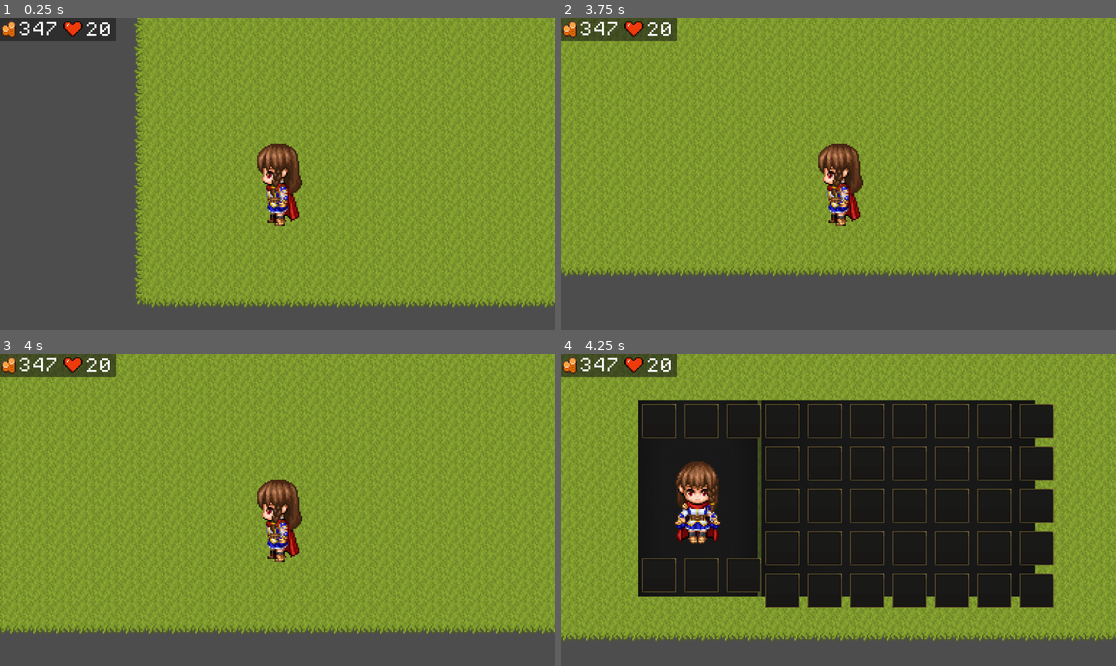
Above: before the commit, frames 1-4 (two rows, left to right).
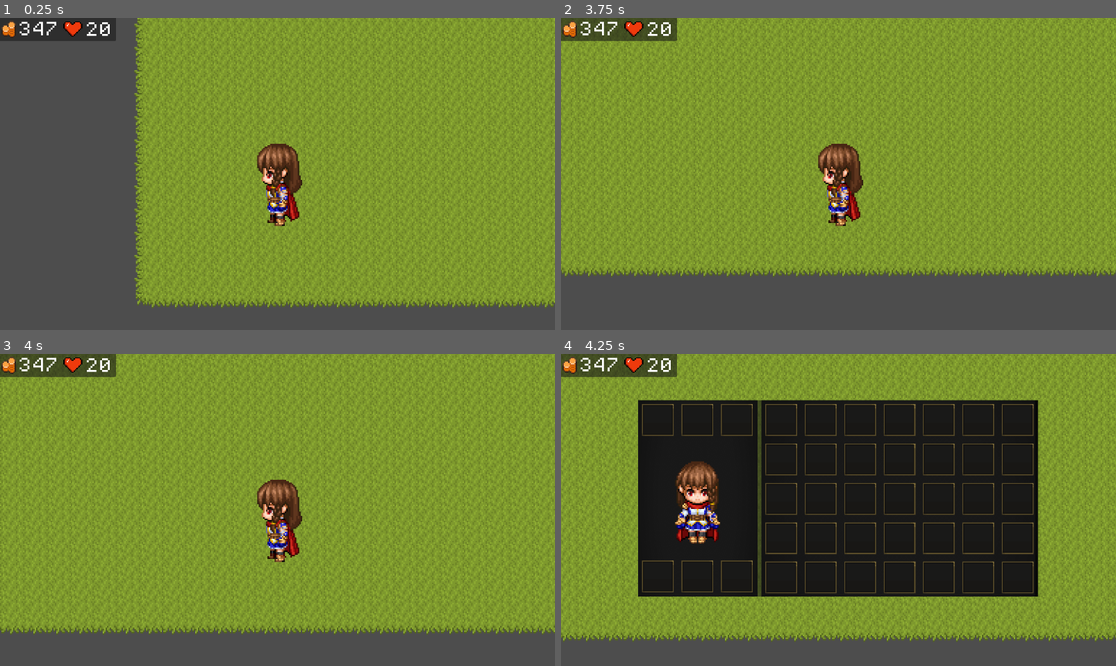
Above: after the commit, the same moments.

Repository: SamuelKane2/Sword-and-Sorcery-A-New-Dawn
Game: Godot game, scene res://scenes/game.tscn
Same seed, same stepped clock (60 frames per second), same inputs: the game is played once before the commit and once after it.
Inputs:
- Up to frame 1 (0.25 s): no input
- Up to frame 2 (3.75 s): tap Enter at 0.5 s; hold Right (right) 0.53-1.28 s; hold Shift (shift) 0.53-1.28 s; hold Down (down) 1.28-2.03 s; tap Shift (shift) at 1.35, 2.85 s; hold Right (right) 2.03-2.78 s; hold Shift (shift) 2.03-2.78 s; hold Up (up) 2.78-3.53 s; hold Left (left) from 3.53 s (still down); hold Shift (shift) from 3.53 s (still down)
- Up to frame 3 (4 s): keep holding Left (left); keep holding Shift (shift)
- Up to frame 4 (4.25 s): keep holding Left (left); keep holding Shift (shift); tap E (toggle_inventory) at 4.15 s

Frames 1-3 are identical in both runs. In frame 4, 8.2% of the frame differs, in the area x 14-89%, y 14-82%.
Error before the commit: Cannot call method 'get_children' on a null value. (res://scripts/Inventory/inventory.gd:6)
Error after the commit: Invalid assignment of property or key 'visible' with value of type 'bool' on a base object of type 'null instance'. (res://scripts/Inventory/inventory_cell.gd:…

Commit message:
Created the individual item scenes and stuff

Diff:
--- a/scenes/Inventory/inventory.tscn
+++ b/scenes/Inventory/inventory.tscn
@@ -173,8 +173,8 @@
 texture = ExtResource("1_wg4ec")
 
 [node name="Background2" type="Sprite2D" parent="."]
-position = Vector2(700.038, 300)
-scale = Vector2(0.88762, 1.13333)
+position = Vector2(703, 300)
+scale = Vector2(0.896876, 1.13333)
 texture = ExtResource("1_wg4ec")
 
 [node name="Inventory" type="Panel" parent="."]
@@ -190,23 +190,25 @@
 offset_top = 8.0
 offset_right = 248.0
 offset_bottom = 80.0
+scale = Vector2(0.93, 0.93)
 theme_override_constants/h_separation = 80
 
-[node name="InventoryCell" parent="Inventory/Armor" instance=ExtResource("2_i7yqi")]
-layout_mode = 2
-
-[node name="InventoryCell2" parent="Inventory/Armor" instance=ExtResource("2_i7yqi")]
-layout_mode = 2
-
-[node name="InventoryCell3" parent="Inventory/Armor" instance=ExtResource("2_i7yqi")]
+[node name="InventoryCell4" parent="Inventory/Armor" instance=ExtResource("2_i7yqi")]
+layout_mode = 2
+
+[node name="InventoryCell5" parent="Inventory/Armor" instance=ExtResource("2_i7yqi")]
+layout_mode = 2
+
+[node name="InventoryCell6" parent="Inventory/Armor" instance=ExtResource("2_i7yqi")]
 layout_mode = 2
 
 [node name="Weapons" type="HFlowContainer" parent="Inventory"]
 layout_mode = 0
 offset_left = 8.0
-offset_top = 328.0
+offset_top = 333.0
 offset_right = 240.0
-offset_bottom = 432.0
+offset_bottom = 437.0
+scale = Vector2(0.93, 0.93)
 theme_override_constants/h_separation = 80
 theme_override_constants/v_separation = 80
 
@@ -225,6 +227,7 @@
 offset_top = 8.0
 offset_right = 839.0
 offset_bottom = 417.0
+scale = Vector2(0.93, 0.93)
 theme_override_constants/h_separation = 80
 theme_override_constants/v_separation = 80
 columns = 7
--- a/scenes/Inventory/inventory_cell.tscn
+++ b/scenes/Inventory/inventory_cell.tscn
@@ -6,6 +6,7 @@
 [node name="InventoryCell" type="Button"]
 offset_right = 71.0
 offset_bottom = 71.0
+scale = Vector2(0.3, 0.3)
 script = ExtResource("1_b01kb")
 
 [node name="backgroundSprite" type="Sprite2D" parent="."]
@@ -17,9 +18,3 @@
 layout_mode = 0
 offset_right = 71.0
 offset_bottom = 71.0
-
-[node name="Panel" type="Panel" parent="CenterContainer"]
-layout_mode = 2
-
-[node name="itemSprite" type="Sprite2D" parent="CenterContainer/Panel"]
-scale = Vector2(4, 4)
--- /dev/null
+++ b/scenes/Inventory/itemsStack.tscn
@@ -0,0 +1,9 @@
+[gd_scene load_steps=2 format=3 uid="uid://ckjeumq0swsfm"]
+
+[ext_resource type="Script" path="res://scripts/Inventory/items_stack.gd" id="1_lg0m2"]
+
+[node name="ItemsStack" type="Panel"]
+script = ExtResource("1_lg0m2")
+
+[node name="itemSprite" type="Sprite2D" parent="."]
+scale = Vector2(4, 4)
--- a/scripts/Inventory/inventory.gd
+++ b/scripts/Inventory/inventory.gd
@@ -3,7 +3,9 @@
 @onready var inventory: Control = %Inventory
 @onready var inventoryResource: Inventory = preload("res://scenes/Inventory/Inventory Items/playerInventory.tres")
 @onready var main_inventory: GridContainer = $Inventory/MainInventory
-var slots = main_inventory.get_children()
+# I have no idea, but this variable doesn't wanna work. So instead I have to do "main_inventory.get_children()" even single time. #
+#                   \/
+#var slots = main_inventory.get_children()
 
 func _ready():
 	connectSlots()
@@ -11,8 +13,8 @@
 	update()
 
 func update():
-	for i in range(min(inventoryResource.items.size(), slots.size())):
-		slots[i].update(inventoryResource.items[i])
+	for i in range(min(inventoryResource.items.size(), main_inventory.get_children().size())):
+		main_inventory.get_children()[i].update(inventoryResource.items[i])
 
 func _input(event):
 	if event.is_action_pressed("toggle_inventory"):
@@ -36,8 +38,10 @@
 # Moving items within the inventory
 
 func connectSlots():
-	for slot in slots:
-		slot.pressed.connect(onSlotClicked)
+	for slot in main_inventory.get_children():
+		var callable = Callable(onSlotClicked)
+		callable = callable.bind(slot)
+		slot.pressed.connect(callable)
 
-func onSlotClicked():
+func onSlotClicked(slot):
 	pass
--- a/scripts/Inventory/inventory_cell.gd
+++ b/scripts/Inventory/inventory_cell.gd
@@ -1,6 +1,8 @@
 extends Button
 
 @onready var background_sprite: Sprite2D = $backgroundSprite
+# Should be deleted #
+#        \/         #
 @onready var item_sprite: Sprite2D = $CenterContainer/Panel/itemSprite
 
 func update(item: InventoryItem):
--- /dev/null
+++ b/scripts/Inventory/items_stack.gd
@@ -0,0 +1,10 @@
+extends Panel
+
+class_name ItemStack
+
+@onready var item_sprite: Sprite2D = $itemSprite
+
+var inventorySlot
+
+func update():
+	if !inventorySlot || inventorySlot.item: return
